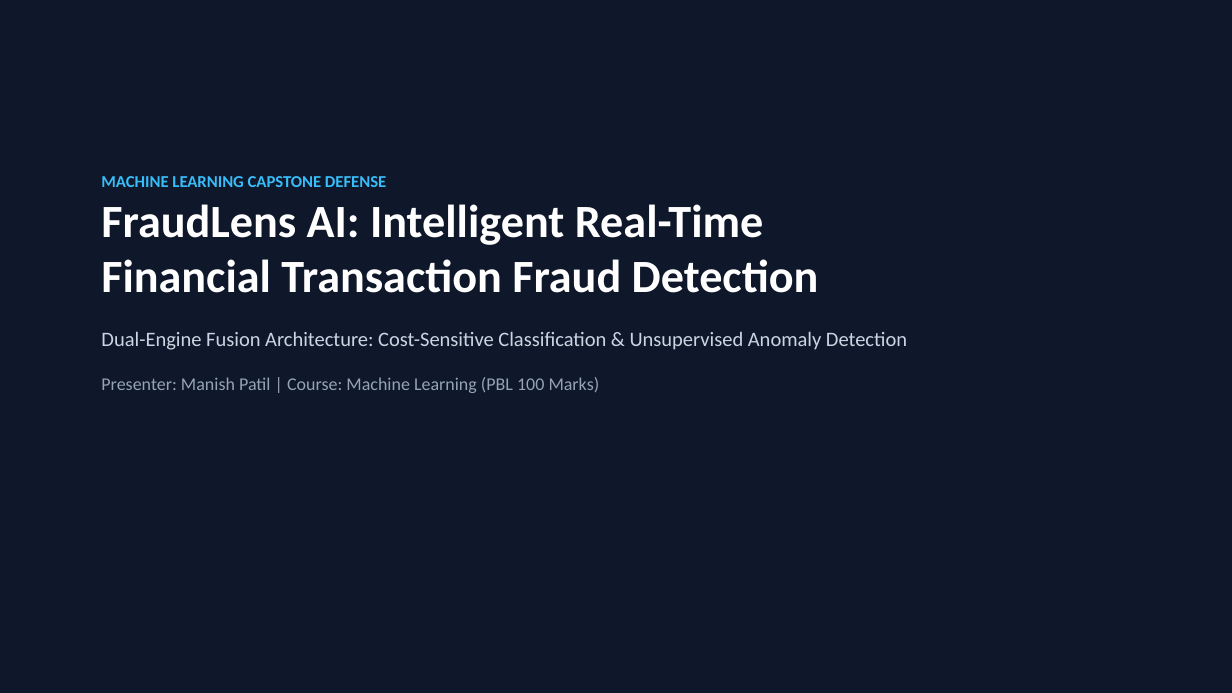
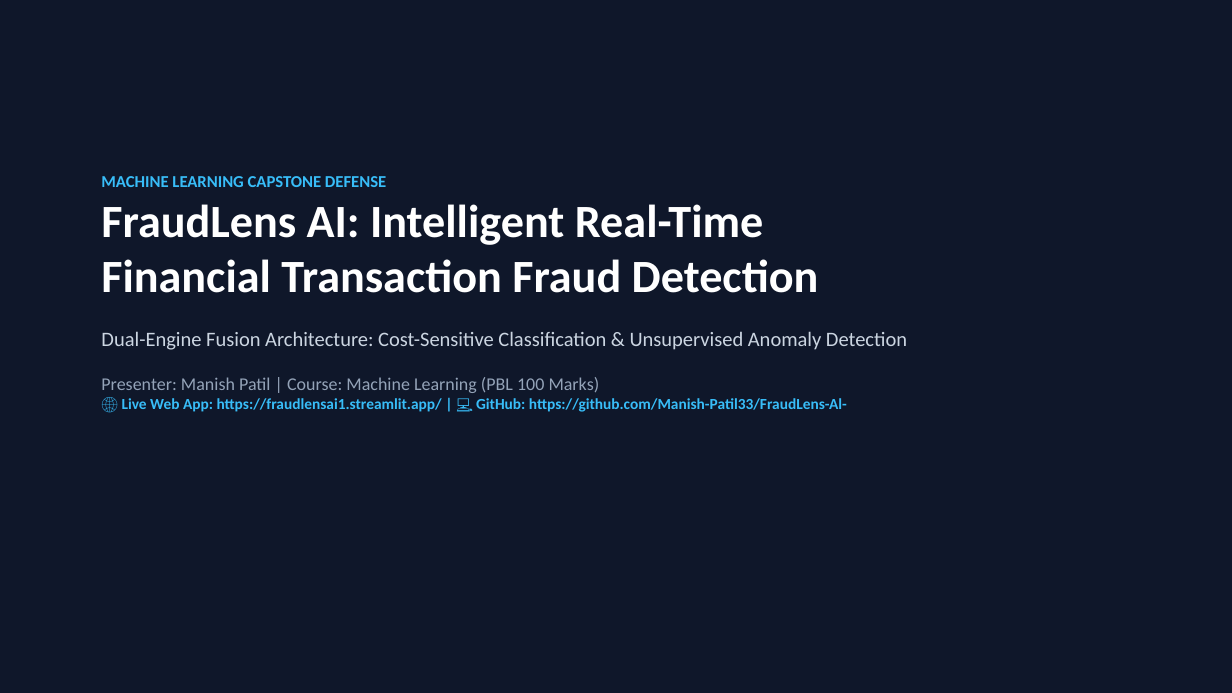
Before and after one commit to Manish-Patil33/FraudLens-Al-, a slide deck: slide 1 of reports/FraudLens_AI_Presentation.pptx. Drawn at 1232x693 pixels with LibreOffice and Linux fonts; fonts in the diff are those of the drawing. Boxes give left, top, right and bottom in pixels: in the first picture for what was removed or moved away, otherwise in the second. Text is boxed around its words. In the diff, an @@ line names an element or a change of style, - is before the commit and + after.

Commit message:
docs: embed deployed Streamlit web app URL and GitHub repository link across PPT, PDF reports and README

```diff
--- a/reports/FraudLens_AI_Presentation.pptx
+++ b/reports/FraudLens_AI_Presentation.pptx
@@ text at box(122, 398, 847, 412): paragraph added @@
+🌐 Live Web App: https://fraudlensai1.streamlit.app/ | 💻 GitHub: https://github.com/Manish-Patil33/FraudLens-Al-
```
Also in this commit, not shown: 2 other slides changed, 6 other files.
